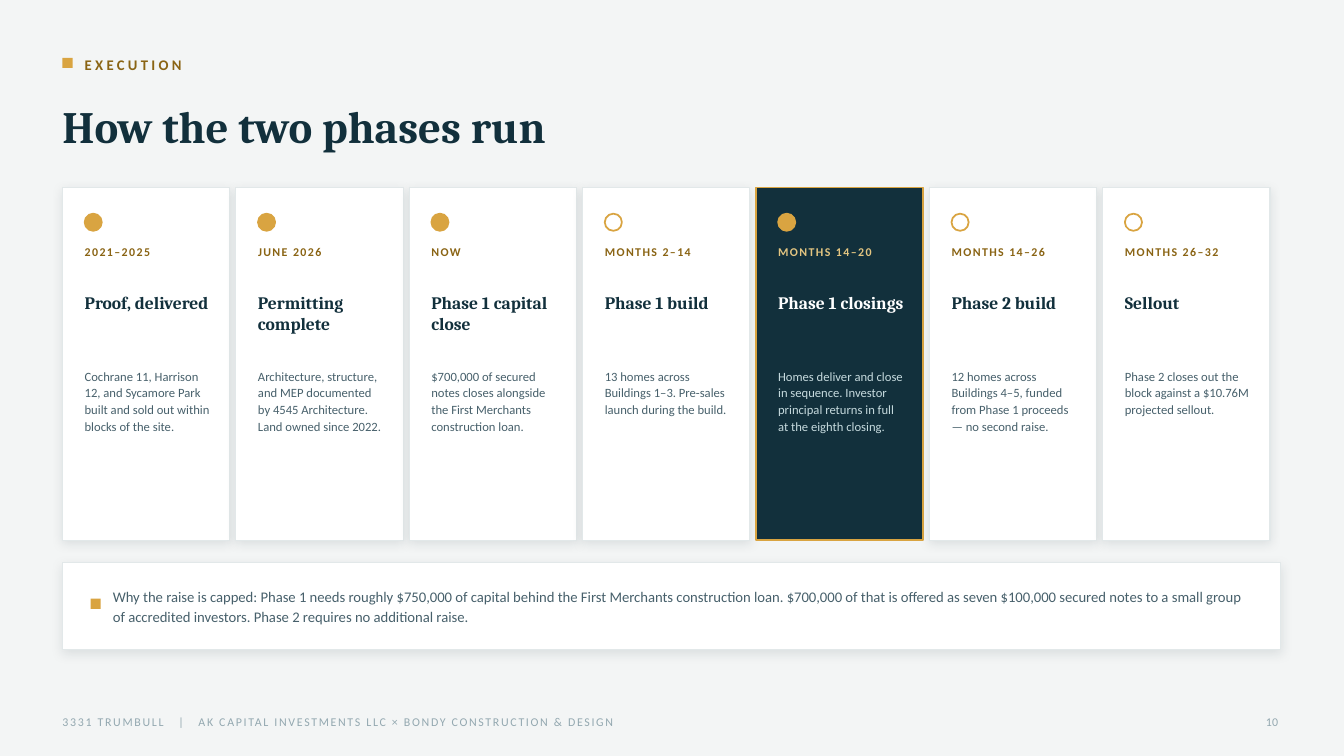
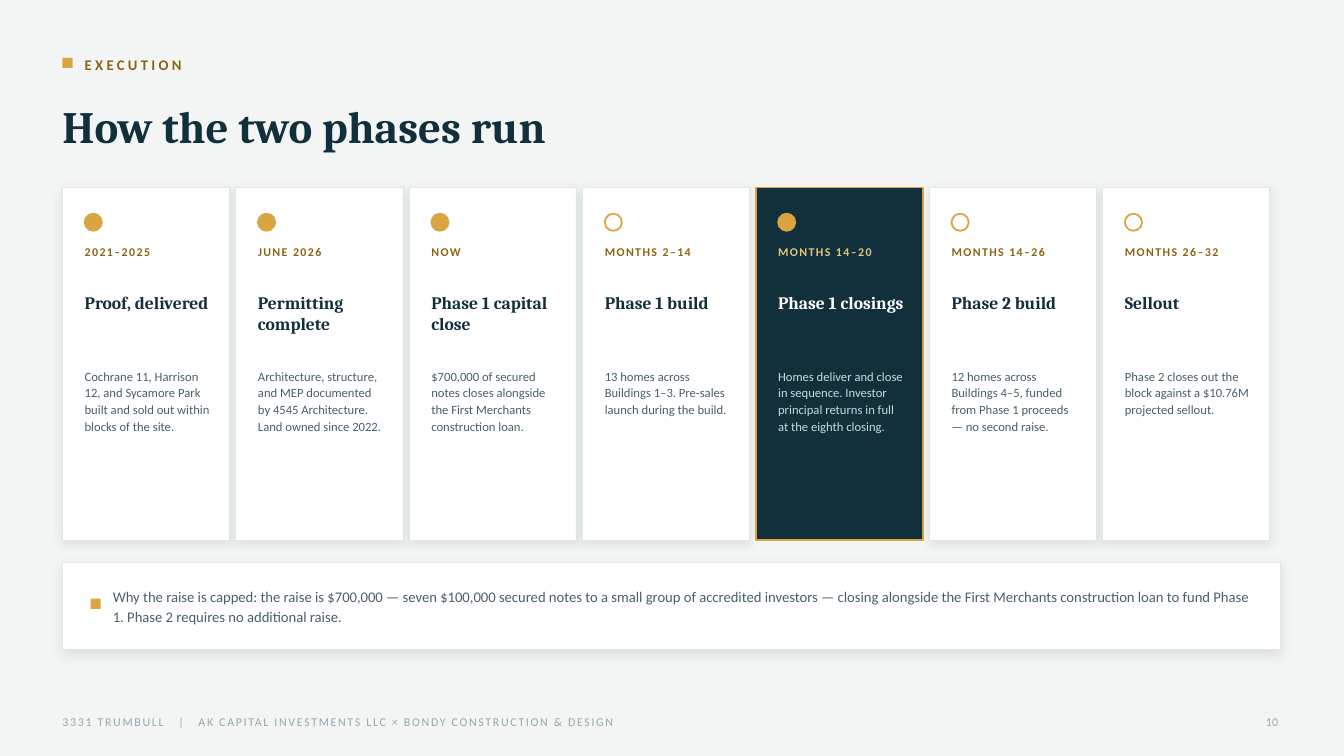
Before and after one commit to KevinSimpson9/3331-trumbull, a slide deck: slide 10 of deck/3331-Trumbull-Investor-Deck-Aug-2026.pptx. Drawn at 1344x756 pixels with LibreOffice and Linux fonts; fonts in the diff are those of the drawing. Boxes give left, top, right and bottom in pixels: in the first picture for what was removed or moved away, otherwise in the second. Text is boxed around its words. In the diff, an @@ line names an element or a change of style, - is before the commit and + after.

```diff
--- a/deck/3331-Trumbull-Investor-Deck-Aug-2026.pptx
+++ b/deck/3331-Trumbull-Investor-Deck-Aug-2026.pptx
@@ text at [113,592,1248,625]: text changed @@
-Why the raise is capped: Phase 1 needs roughly $750,000 of capital behind the First Merchants construction loan. $700,000 of that is offered as seven $100,000 secured notes to a small group of accredited investors. Phase 2 requires no additional raise.
+Why the raise is capped: the raise is $700,000 — seven $100,000 secured notes to a small group of accredited investors — closing alongside the First Merchants construction loan to fund Phase 1. Phase 2 requires no additional raise.
```
Also in this commit, not shown: 2 other slides changed, 3 other files.
